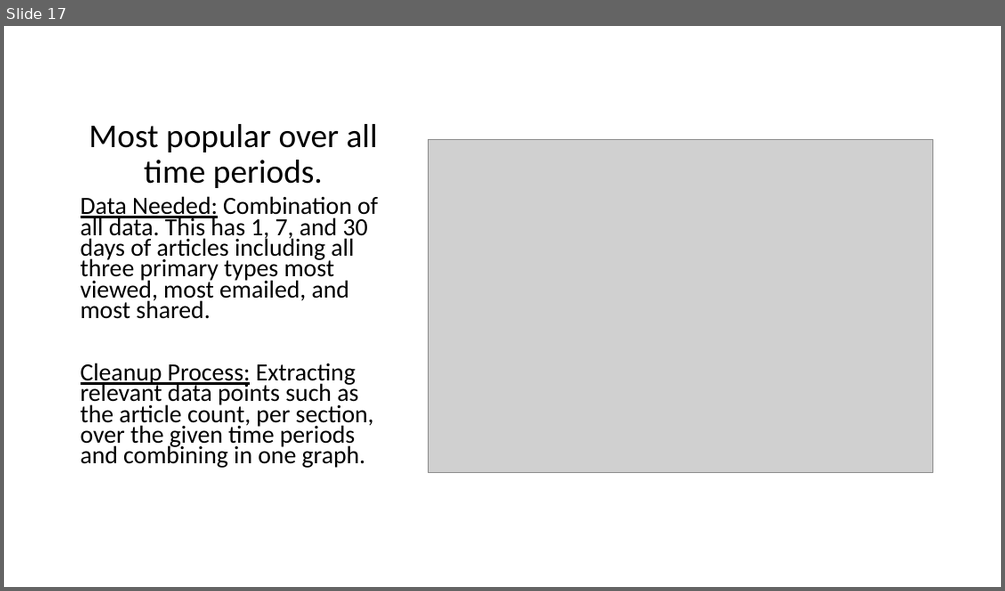
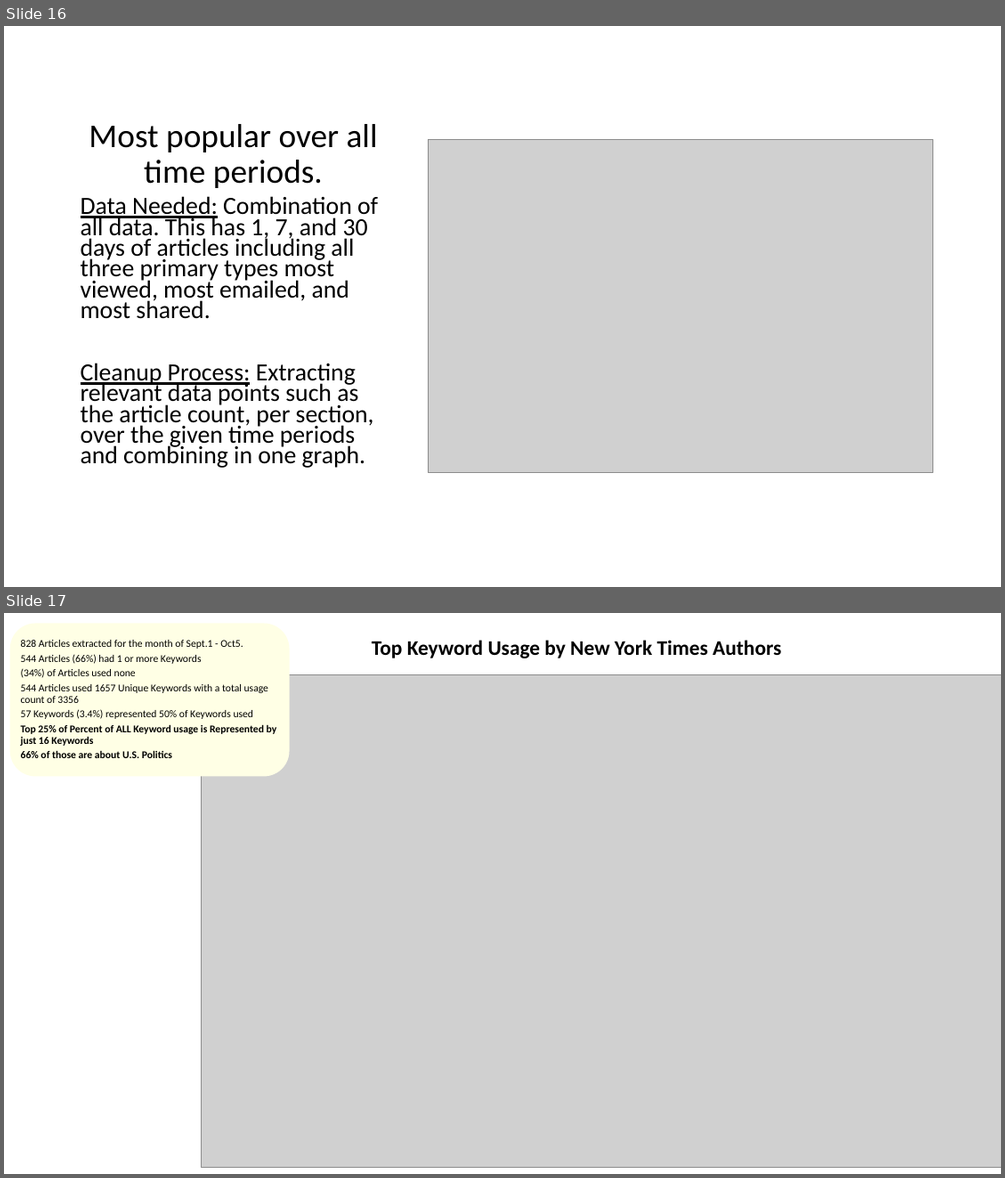
Before and after one commit to CTRLALTAFK/NYT_Analytics, a slide deck: Group 5 Project 1 PowerPoint.pptx. Shown one above the other, each under a label of ours: slide 17 before the commit, slides 16 and 17 after it. The pictures are 1005x591 and 1005x1178 pixels, drawn with LibreOffice and Linux fonts; fonts in the diff are those of the drawing; grey boxes stand for pictures. Boxes give left, top, right and bottom in pixels: in the first picture for what was removed or moved away, otherwise in the second. Text is boxed around its words. In the diff, an @@ line names an element or a change of style, - is before the commit and + after.

```diff
--- a/Group 5 Project 1 PowerPoint.pptx
+++ b/Group 5 Project 1 PowerPoint.pptx
@@ slide 17 added at [4,613,1001,1174], background #FFFFFF @@
@@ rounded rectangle added at [10,624,290,777], fill #FFFFE5 @@
@@ text added at [21,640,277,758], 10 pt, text #000000 @@
+828 Articles extracted for the month of Sept.1 - Oct5.
+544 Articles (66%) had 1 or more Keywords
+(34%) of Articles used none
+544 Articles used 1657 Unique Keywords with a total usage count of 3356
+57 Keywords (3.4%) represented 50% of Keywords used
+Top 25% of Percent of ALL Keyword usage is Represented by just 16 Keywords
+66% of those are about U.S. Politics
@@ text added at [372,640,781,658], 20 pt, text #000000, bold @@
+Top Keyword Usage by New York Times Authors
@@ picture added at [202,675,1001,1167] @@
@@ what was slide 17 is now slide 16 @@
```
Also in this commit, not shown: 2 slides changed, 3 other slides added, 3 slides removed.
